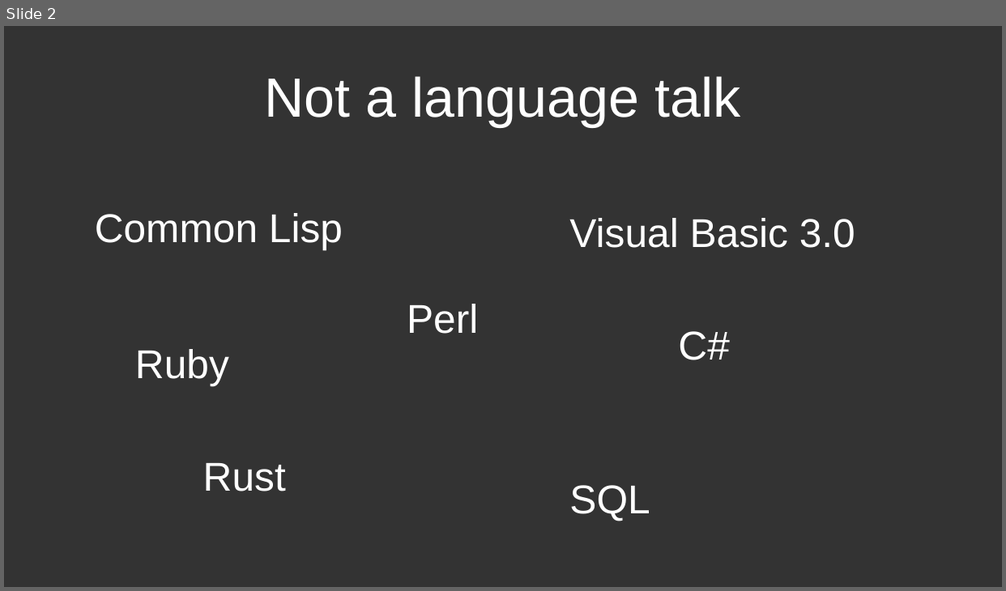
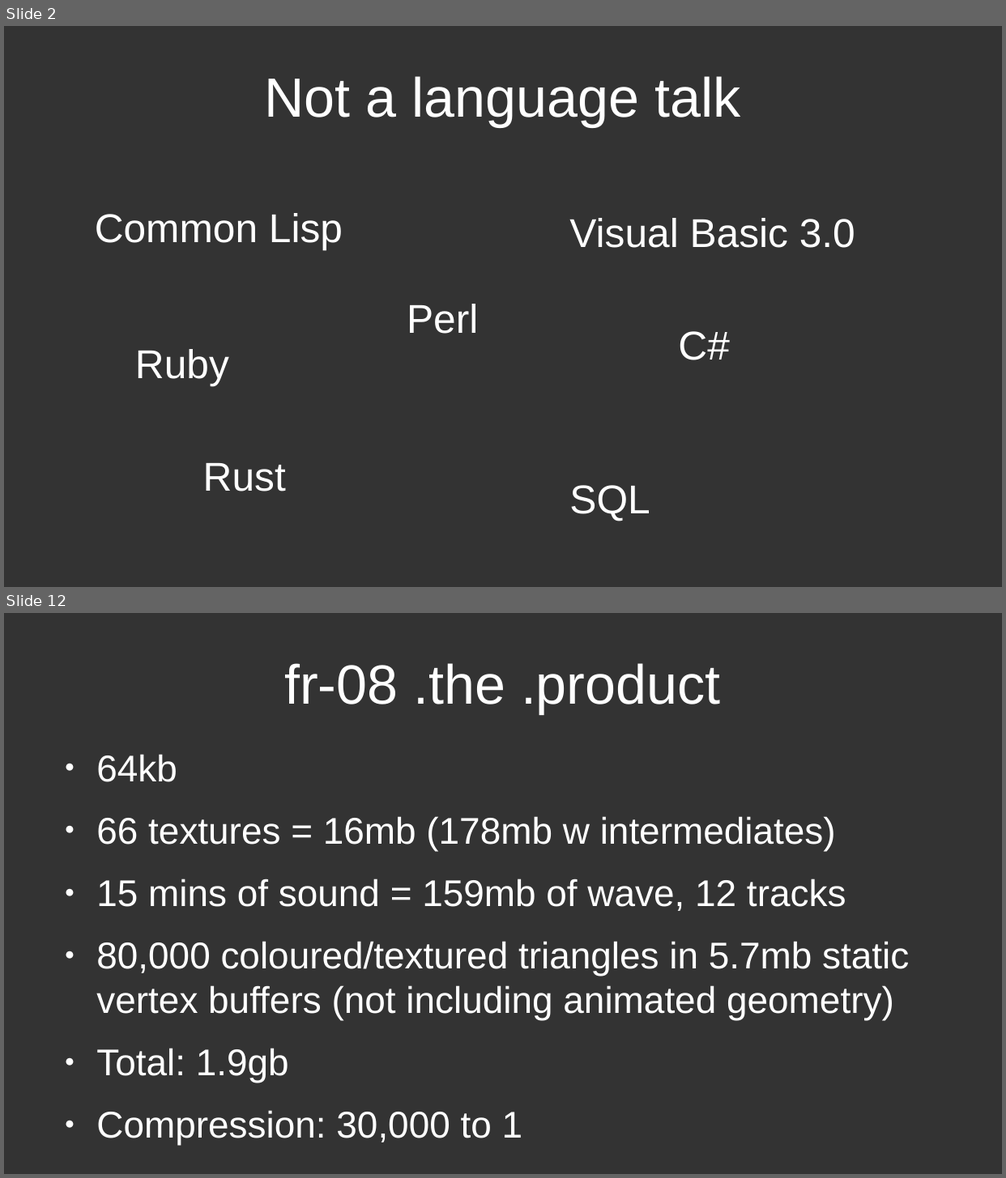
Before and after one commit to deobald/talks, a slide deck: 2024-03-23-inclojure-keynote/talk.odp. Shown one above the other, each under a label of ours: slide 2 before the commit, slides 2 and 12 after it; the slides between them are not shown. The pictures are 1006x591 and 1006x1178 pixels, drawn with LibreOffice and Linux fonts; fonts in the diff are those of the drawing. Boxes give left, top, right and bottom in pixels: in the first picture for what was removed or moved away, otherwise in the second. Text is boxed around its words. In the diff, an @@ line names an element or a change of style, - is before the commit and + after.

```diff
--- a/2024-03-23-inclojure-keynote/talk.odp
+++ b/2024-03-23-inclojure-keynote/talk.odp
@@ slide 12 added at <box>4,613,1002,1174</box>, background #333333 @@
@@ title added at <box>284,663,721,714</box>, 44 pt, text #FFFFFF @@
+fr-08 .the .product
@@ text added at <box>96,754,909,1145</box>, 29.6 pt, text #FFFFFF @@
+● 64kb
+● 66 textures = 16mb (178mb w intermediates)
+● 15 mins of sound = 159mb of wave, 12 tracks
+● 80,000 coloured/textured triangles in 5.7mb static vertex buffers (not including animated geometry)
+● Total: 1.9gb
+● Compression: 30,000 to 1
```
Also in this commit, not shown: 15 other slides added, 8 other files.
